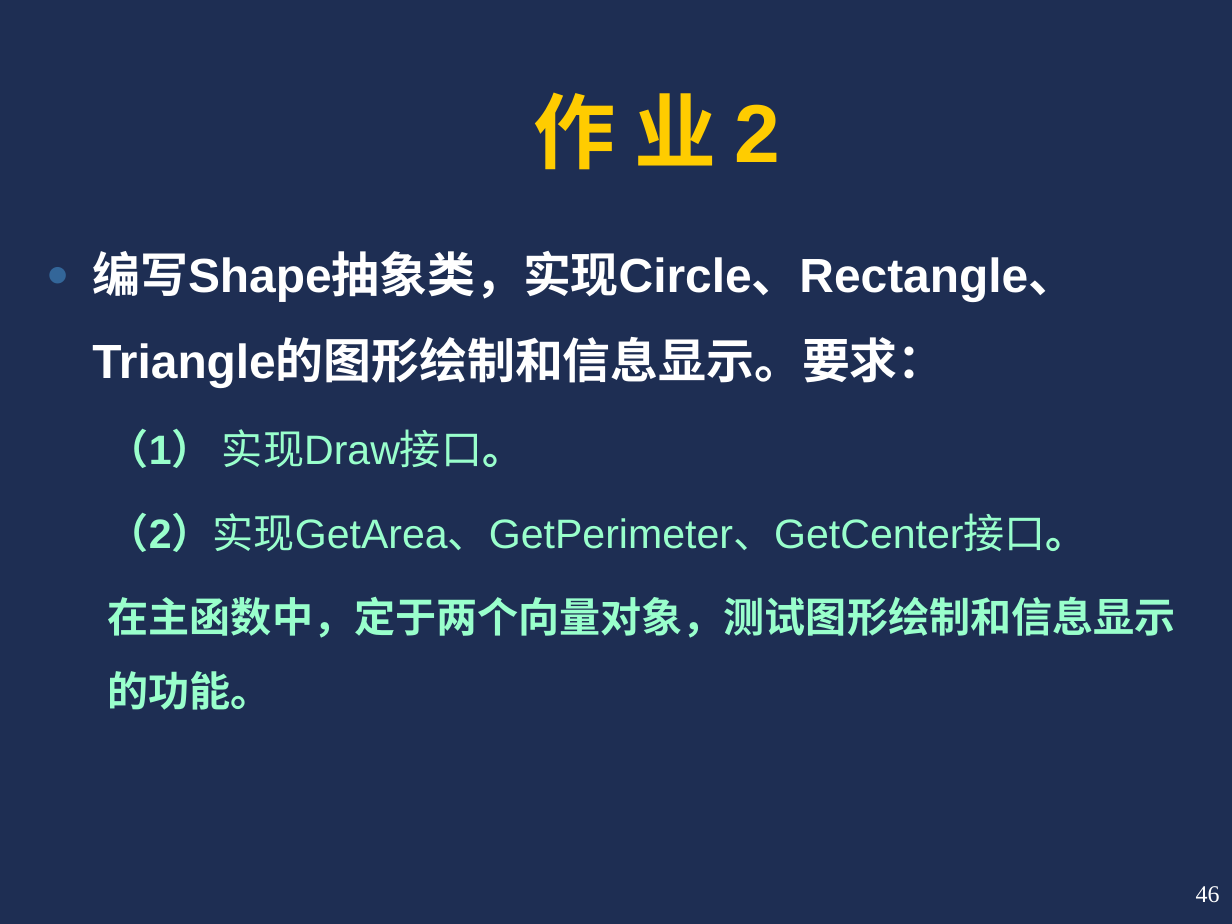
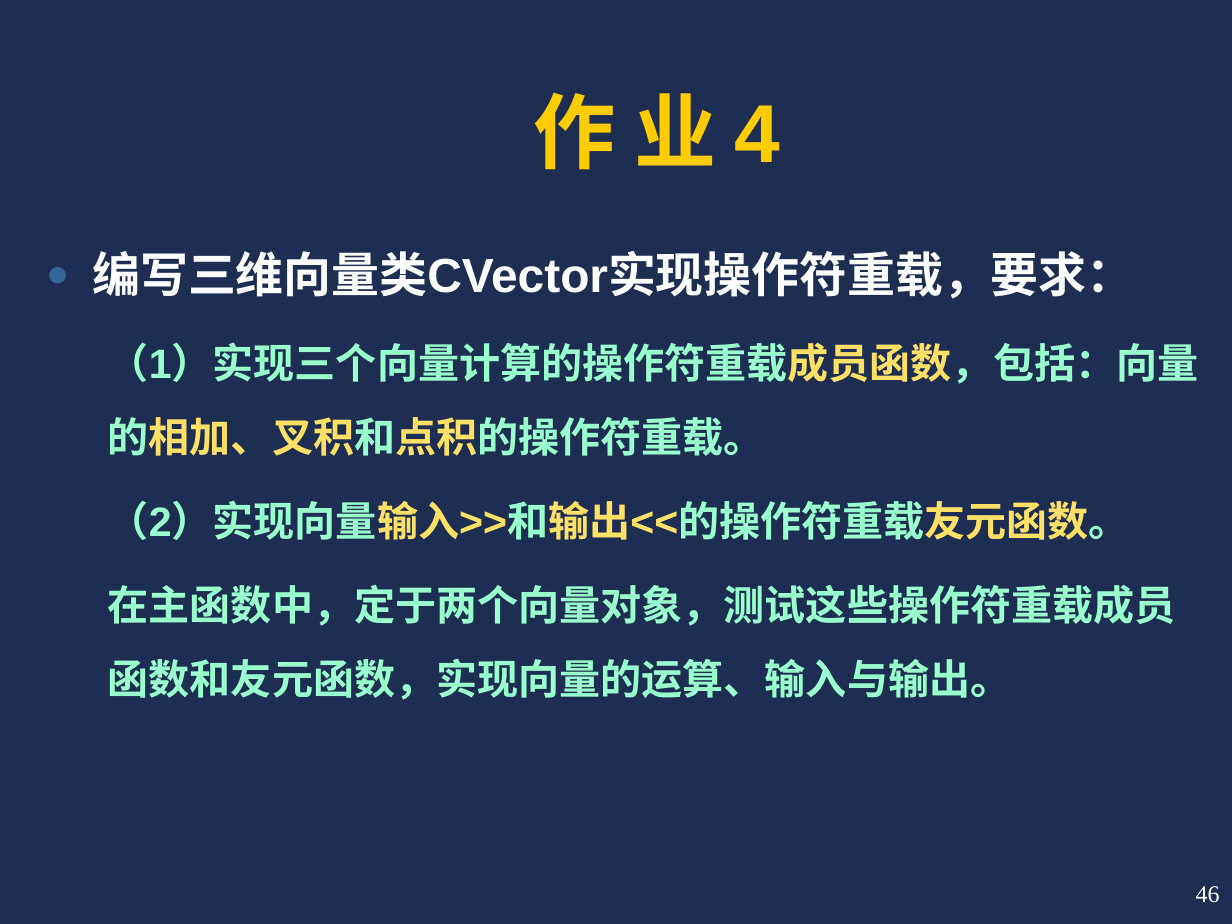
Before and after one commit to cugwhp/OOPCPP, a slide deck: slide 46 of 02.PPT/第8章 多态/c++8.ppt. Drawn at 1232x924 pixels with LibreOffice and Linux fonts; fonts in the diff are those of the drawing. Boxes give left, top, right and bottom in pixels: in the first picture for what was removed or moved away, otherwise in the second. Text is boxed around its words. In the diff, an @@ line names an element or a change of style, - is before the commit and + after.

```diff
--- a/02.PPT/第8章 多态/c++8.ppt
+++ b/02.PPT/第8章 多态/c++8.ppt
@@ title at (533,92,781,170): text changed @@
-作 业 2
+作 业 4
@@ text at (92,251,1199,700): text changed @@
-● 编写Shape抽象类，实现Circle、Rectangle、Triangle的图形绘制和信息显示。要求：
-  （1） 实现Draw接口。
-  （2）实现GetArea、GetPerimeter、GetCenter接口。
-  在主函数中，定于两个向量对象，测试图形绘制和信息显示的功能。
+● 编写三维向量类CVector实现操作符重载，要求：
+  （1）实现三个向量计算的操作符重载成员函数，包括：向量的相加、叉积和点积的操作符重载。
+  （2）实现向量输入>>和输出<<的操作符重载友元函数。
+  在主函数中，定于两个向量对象，测试这些操作符重载成员函数和友元函数，实现向量的运算、输入与输出。
```
Also in this commit, not shown: 1 other slide changed, 40 other files.
